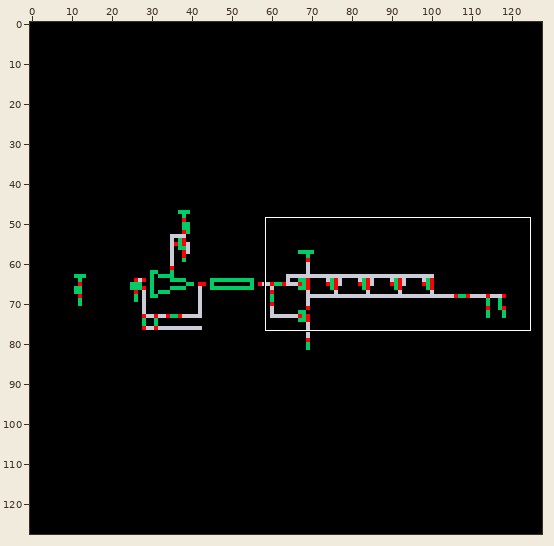
One commit to this sprite sheet: dcraymond524/DC#2dDC_Converter/Buck_Converter/schematic/thumbnail_128x128.png. The picture above shows the old version from afar; the outline marks the close-up.
Close-up. Before the edit:
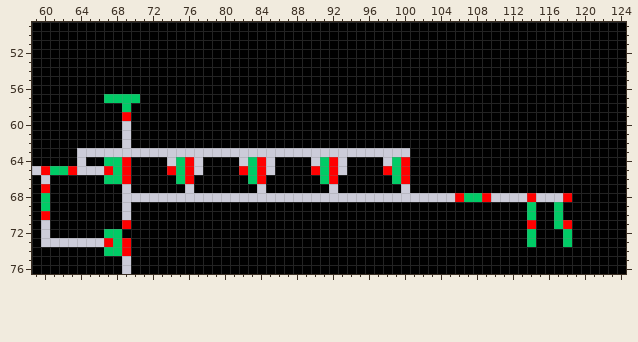
The file is 128x128 pixels. Shown: x 59..124, y 49..76.
The result:
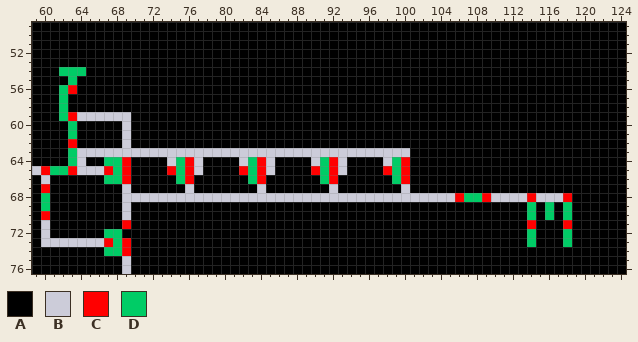
Palette (. is transparent): A #000000  B #ccccd9  C #ff0000  D #00cc66
Edits made:
The edit turns colour D into colour A in row 57 at x 67 to 70; in row 58 at x 69; in rows 69 to 71 at x 117.
The edit turns colour A into colour B in row 59 at x 64 to 68.
The edit turns colour C into colour B in row 59 at x 69.
The edit turns colour A into colour C in row 56 at x 63; in row 59 at x 63; in row 62 at x 63.
The edit turns colour A into colour D in row 54 at x 62 to 64; in row 55 at x 63; in rows 56 to 59 at x 62; in rows 60 to 61 at x 63; in rows 63 to 64 at x 63; in rows 69 to 70 at x 116 and 118.
Pixel boxes of the changes (left, top, right, bottom) in both close-ups:
changed: (59, 67, 140, 166)
changed: (545, 202, 572, 229)
